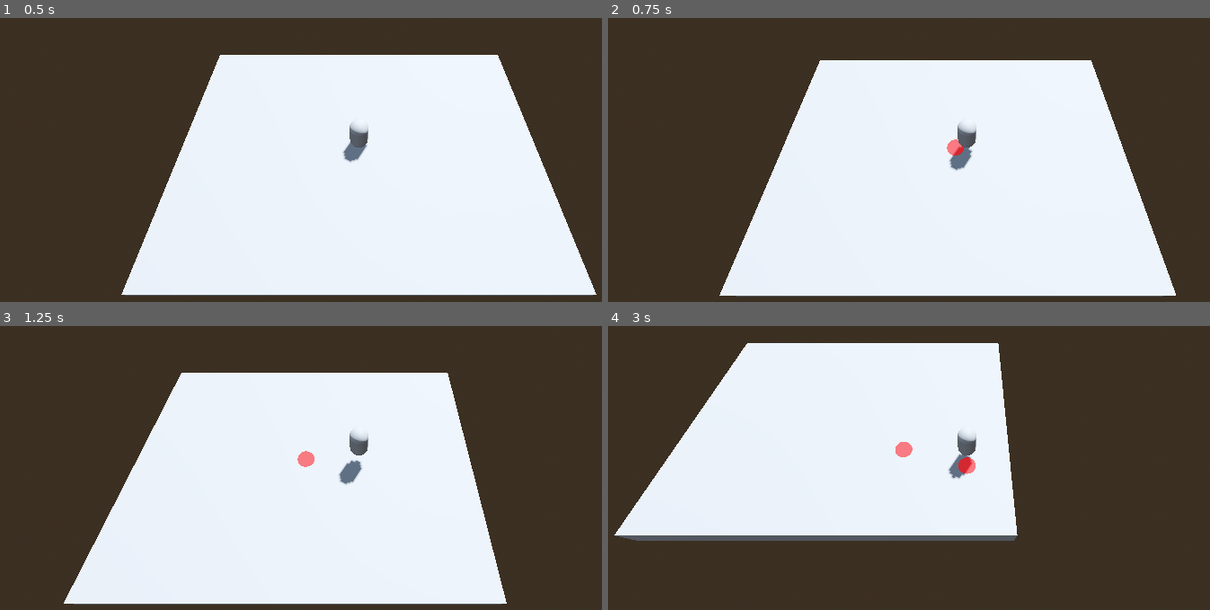
Above: before the commit, frames 1-4 (two rows, left to right).
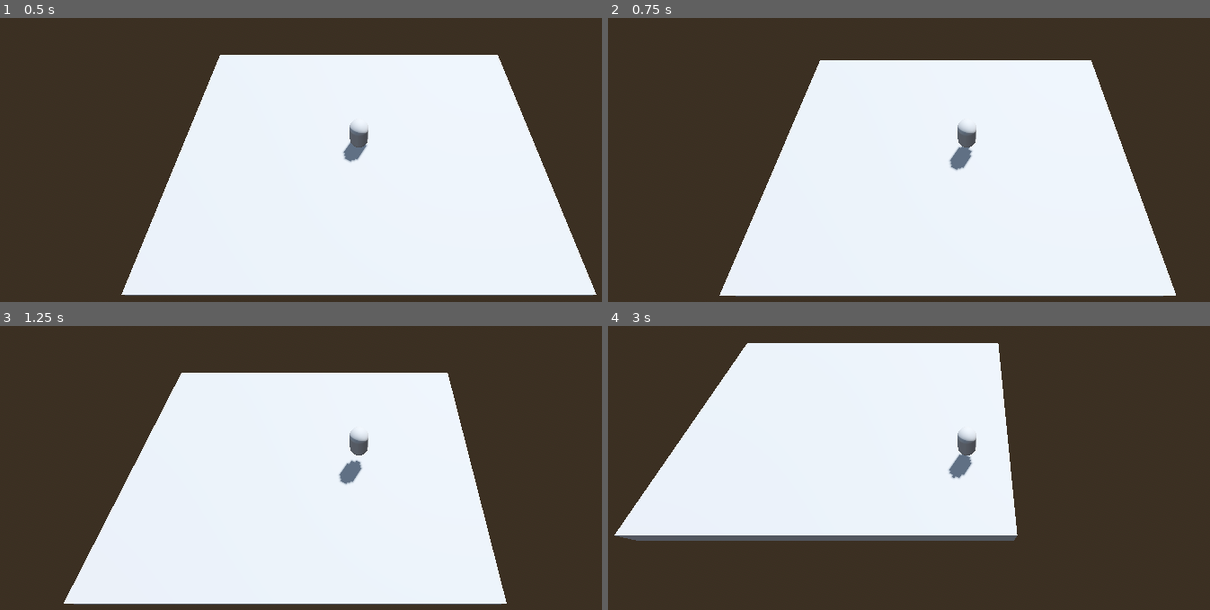
Above: after the commit, the same moments.

Repository: Sikowny/OrcaJam2023
Game: Godot game, scene res://Scenes/Levels/world.tscn
The game is run twice, just before and just after one commit, with the same random seed, the same clock (stepped at 60 frames per second) and the same inputs.
Inputs:
- Up to frame 1 (0.5 s): no input
- Up to frame 2 (0.75 s): hold D (move_right) from 0.53 s (still down); tap Space (key_jump) at 0.6 s
- Up to frame 3 (1.25 s): keep holding D (move_right); tap Space (key_jump) at 0.77, 1.07 s
- Up to frame 4 (3 s): release D (move_right) at 1.28 s; hold S (move_down) 1.28-2.03 s; tap Space (key_jump) at 1.35, 1.52, 1.82, 2.1, 2.85 s; hold D (move_right) 2.03-2.78 s; hold W (move_up) from 2.78 s (still down)

Frame 1 is identical in both runs. In frame 2, 0.1% of the frame differs, in the area x 56-60%, y 42-49%; in frame 3, 0.1%; in frame 4, 0.3%, in the area x 47-62%, y 40-53%.

Commit message:
end of friday tune ups

Diff:
--- a/Scenes/hitbox.gd
+++ b/Scenes/hitbox.gd
@@ -3,6 +3,8 @@
 @export var SPEED: float = 0.0
 @export var direction: Vector3 = Vector3.ZERO
 
+#Dust, Wipe, Vacumm
+var attackType = "Dust"
 var lifeTime = 120;
 
 # Called when the node enters the scene tree for the first time.
@@ -10,7 +12,6 @@
 	pass
 	#reparent($"../..")
 
-
 # Called every frame. 'delta' is the elapsed time since the previous frame.
 func _process(delta: float) -> void:
 	position += direction * SPEED
--- a/Scenes/player.gd
+++ b/Scenes/player.gd
@@ -6,11 +6,15 @@
 const FRICTION = 1.0
 const ACCELERATION = 1.0
 
+#grab refences to connected nodes on this Scene/Object
 @onready var spring_arm: SpringArm3D = $SpringArm3D
 @onready var facing_ray: RayCast3D = $Facing
+
+#preload another object to instanciate it later
 var hitbox = preload("res://Scenes/hitbox.tscn")
 
 
+#set up vars
 # Get the gravity from the project settings to be synced with RigidBody nodes.
 var gravity: float = ProjectSettings.get_setting("physics/3d/default_gravity")
 
@@ -30,6 +34,7 @@
 	# Add the gravity.
 	handle_gravity(delta)
 	handle_jump()
+	handle_attack()
 	get_player_input()
 
 	# Get the input direction and handle the movement/deceleration.
@@ -44,7 +49,10 @@
 func handle_jump():
 	if Input.is_action_just_pressed("key_jump") and is_on_floor():
 		velocity.y = JUMP_VELOCITY
-		create_hitbox()
+
+func handle_attack():
+	if Input.is_action_just_pressed("key_action2"):
+		create_hitbox(facing + Vector3(0,1,0))
 
 func handle_movement():
 	var direction := (transform.basis * Vector3(input_move.x, 0, input_move.y)).normalized()
@@ -64,7 +72,7 @@
 	facing = direction.normalized()
 	facing_ray.target_position = facing*4 #for debuging
 
-func create_hitbox():
+func create_hitbox(positionOffset:Vector3 = Vector3(0,1,0)):
 	var new_hitbox = hitbox.instantiate()
-	new_hitbox.position = position
-	add_sibling(new_hitbox) # add this node to parent of player
+	new_hitbox.position = position + positionOffset
+	add_sibling(new_hitbox) # add this node to parent of the parent of player.
